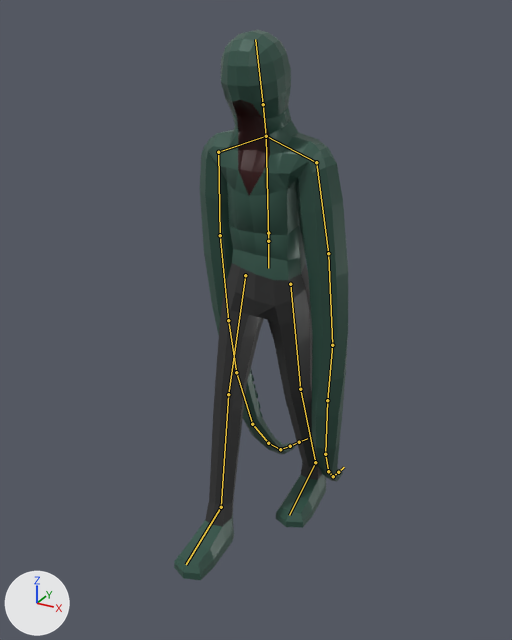
One commit to the FBX model PassMeThatThing/Assets/Game/3D/Enemy/zombie.fbx: the scene before it, then after it.
Rendered twice from a 50 mm camera at (0.836, -1.556, 1.458) aimed at (-0.012, -0.015, 0.687). Every picture has the same lights, and +X, +Y and +Z are marked at lower left. The picture after the commit comes second. Both versions are drawn at frame 1 of the action 'tentacls|tentacls|zombie-armR'; the numbers are the values there. The bones that change, and the others that lie on the model, are drawn over the model as lines.

The first picture shows 'char.001'.
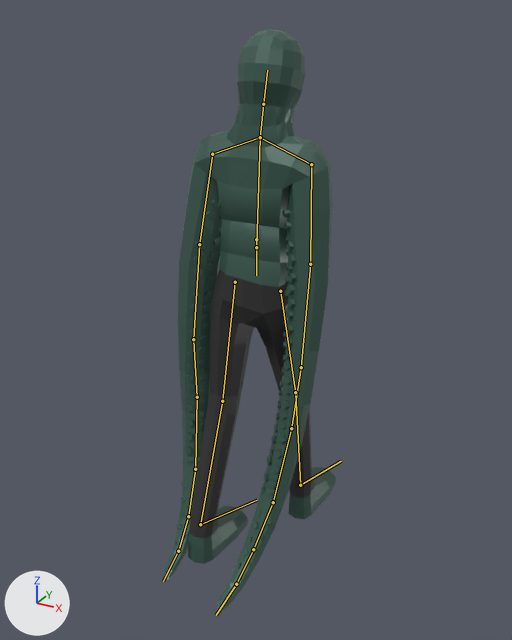
Where the change shows, as pixel boxes (x1, y1, x2, y2) in the pictures (512 x 640 px):
'char.001', posed
    before: (174, 30, 348, 580)
    after: (164, 29, 336, 611)

Diff of the bpy script that builds the scene:
```diff
--- a/PassMeThatThing/Assets/Game/3D/Enemy/zombie.fbx.py
+++ b/PassMeThatThing/Assets/Game/3D/Enemy/zombie.fbx.py
@@ bone_rig_object @@
 bone_rig_object = bpy.data.objects['tentacls']  # the whole rig 'tentacls'
-bone_rig_object.rotation_euler = (0.0, 0.0, 0.0)  # degrees (0, 0, 0)
+bone_rig_object.rotation_euler = (0.0, 0.0, 3.142)  # degrees (0, 0, 180)
```
